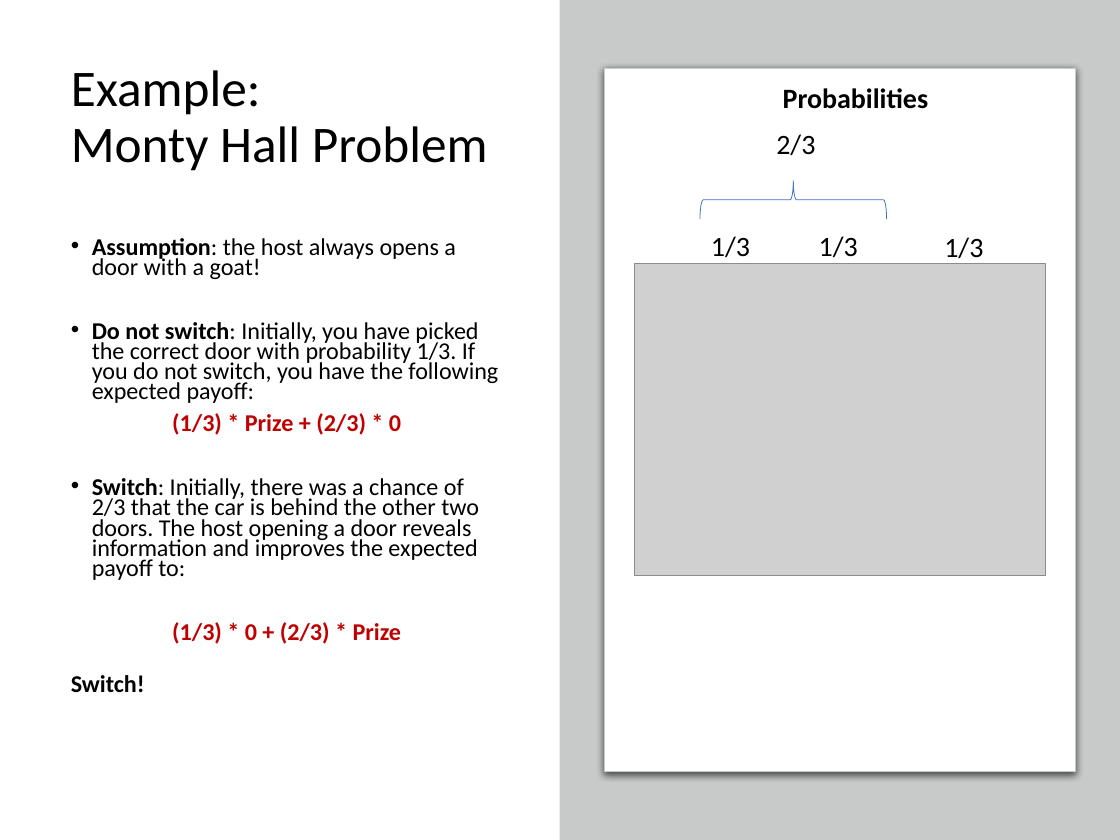
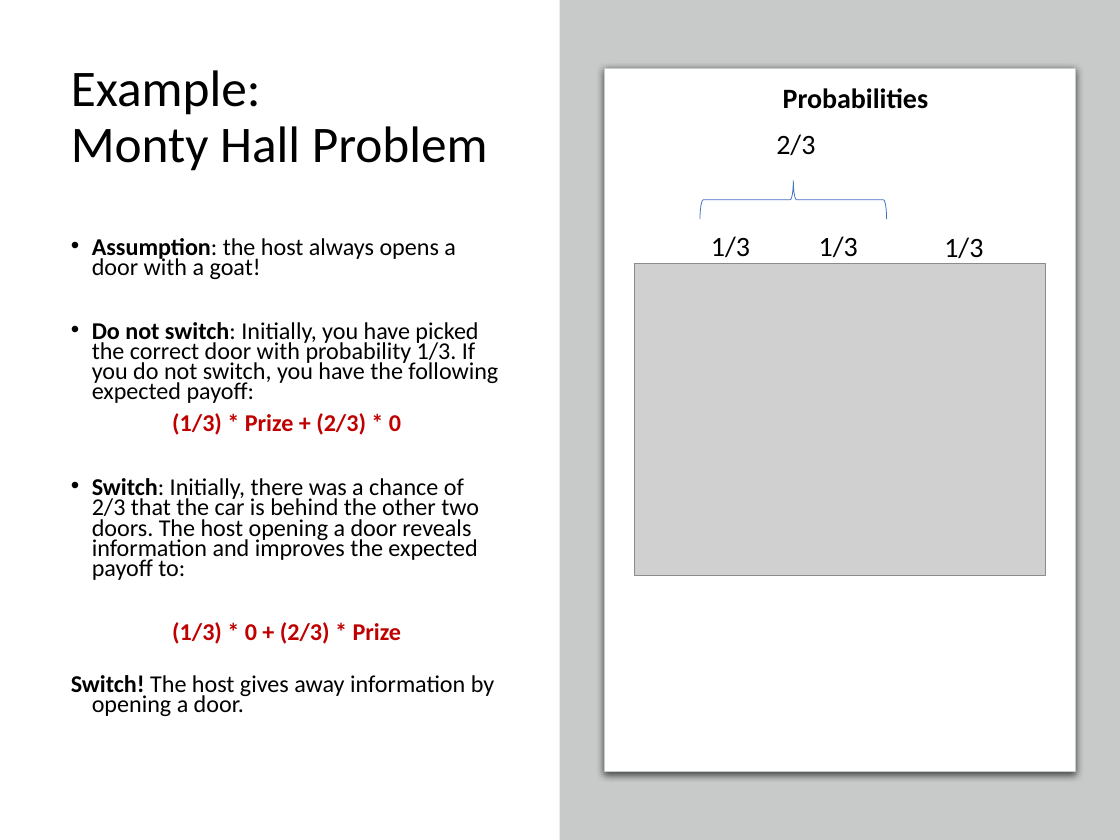
Before and after one commit to mhahsler/CS7320-AI, a slide deck: slide 5 of slides/12_uncertainty.pptx. Drawn at 1120x840 pixels with LibreOffice and Linux fonts; fonts in the diff are those of the drawing; grey boxes stand for pictures. Boxes give left, top, right and bottom in pixels: in the first picture for what was removed or moved away, otherwise in the second. Text is boxed around its words. In the diff, an @@ line names an element or a change of style, - is before the commit and + after.

```diff
--- a/slides/12_uncertainty.pptx
+++ b/slides/12_uncertainty.pptx
@@ text at bbox=[71, 675, 494, 716]: text changed; bold off @@
-Switch!
+Switch! The host gives away information by opening a door.
```
Also in this commit, not shown: 14 other slides changed, 1 other file.
